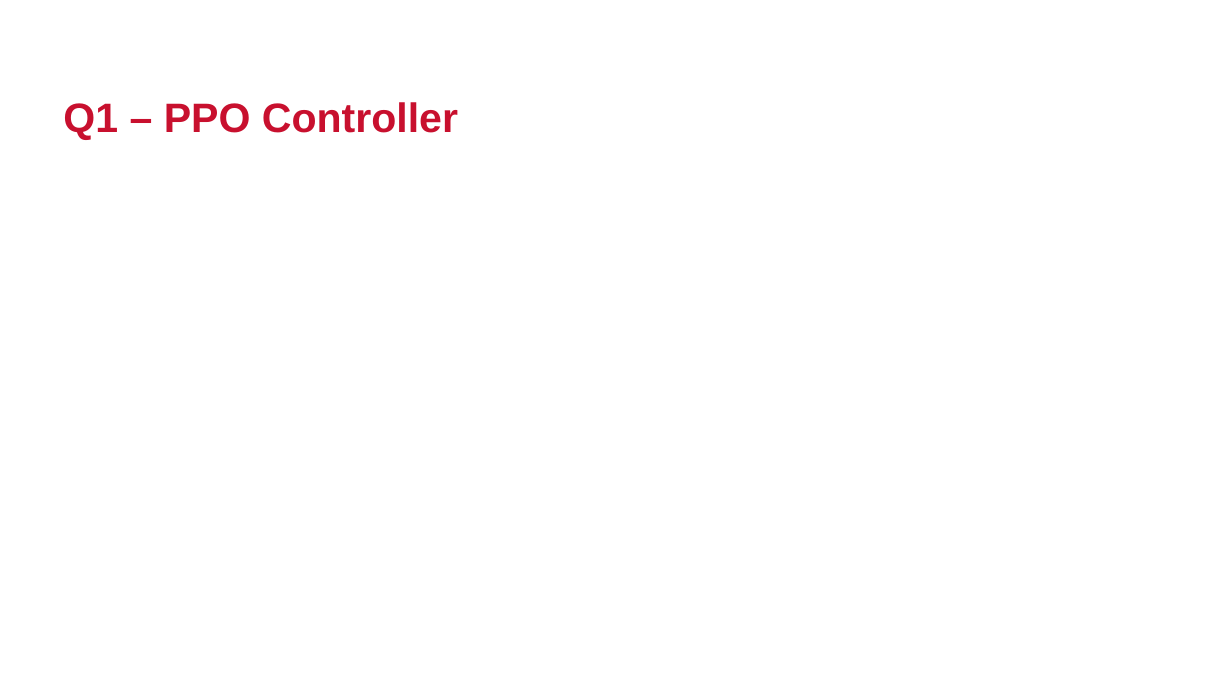
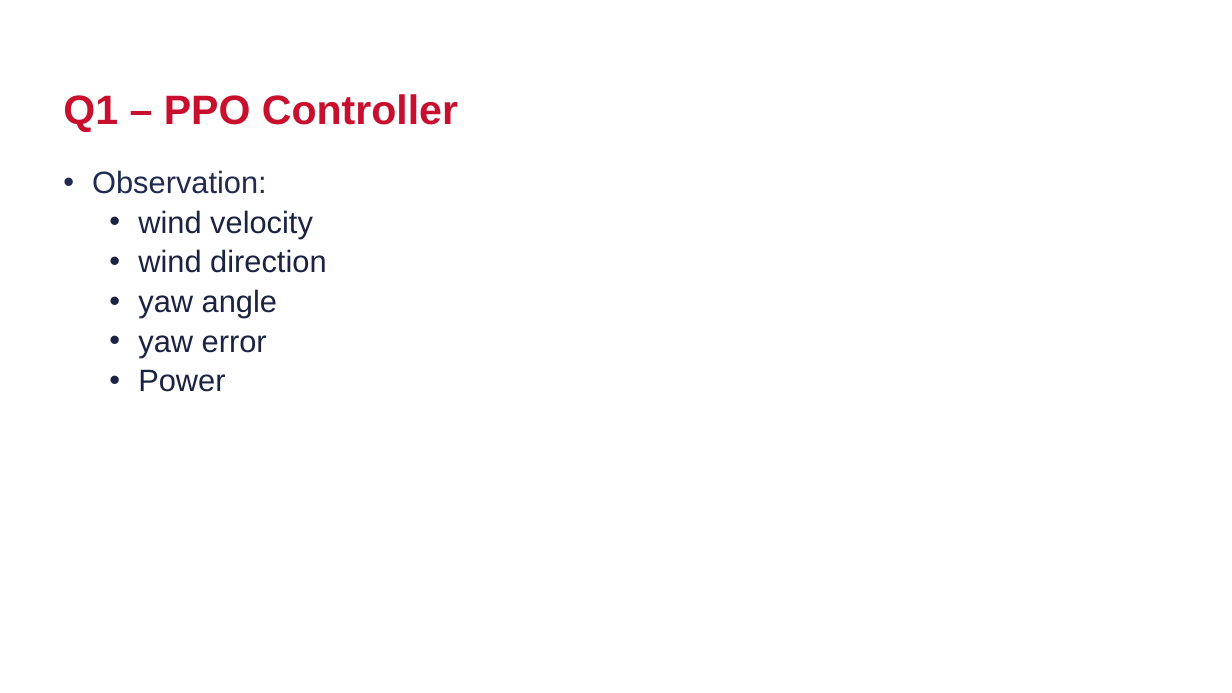
Before and after one commit to Ricrump/MAS512-Assignment3, a slide deck: slide 3 of MAS512_assignment2_gr3.pptx. Drawn at 1232x693 pixels with LibreOffice and Linux fonts; fonts in the diff are those of the drawing; background and template pictures are left out. Boxes give left, top, right and bottom in pixels: in the first picture for what was removed or moved away, otherwise in the second. Text is boxed around its words. In the diff, an @@ line names an element or a change of style, - is before the commit and + after.

```diff
--- a/MAS512_assignment2_gr3.pptx
+++ b/MAS512_assignment2_gr3.pptx
@@ title "Q1 – PPO Controller": place and size @@
-title "Q1 – PPO Controller" at <box>63,102,458,140</box>
+title "Q1 – PPO Controller" at <box>63,94,458,132</box>
@@ text added at <box>92,170,326,392</box>, 24 pt, text #1B2343 @@
+• Observation:
+  • wind velocity
+  • wind direction
+  • yaw angle
+  • yaw error
+  • Power
```
Also in this commit, not shown: 3 other slides changed, 1 slide added.
